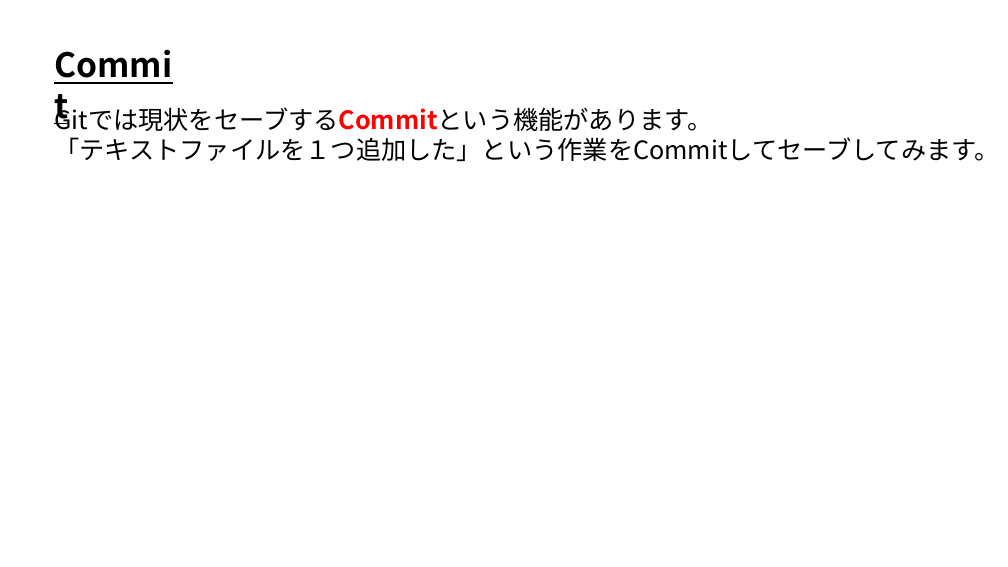
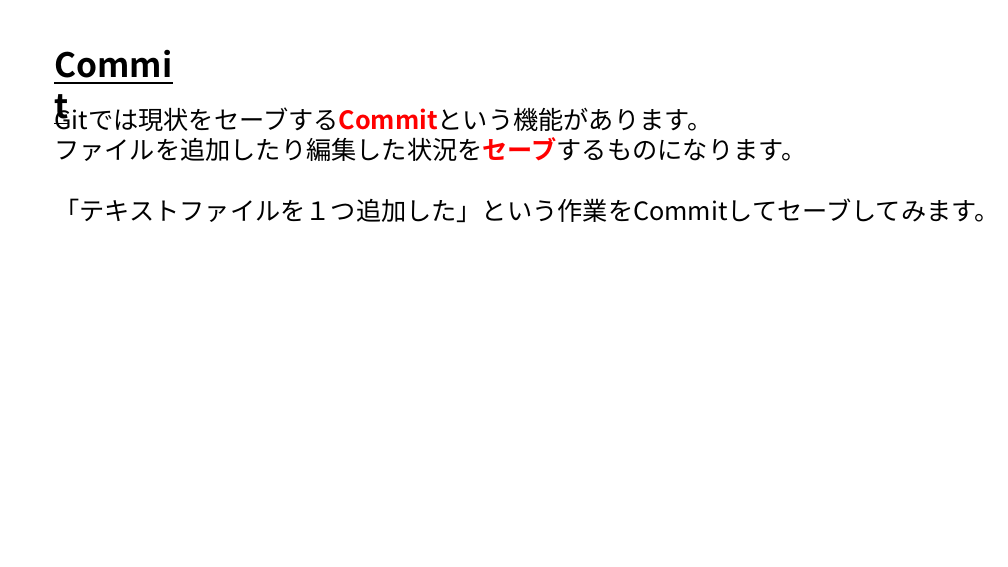
Before and after one commit to ArakiYusuke-Ohara/Textbook, a slide deck: slide 3 of ゲーム科1年/01_後期/ゲーム制作実習Ⅰ/バージョン管理/04_CommitとPush.pptx. Drawn at 1008x567 pixels with LibreOffice and Linux fonts; fonts in the diff are those of the drawing. Boxes give left, top, right and bottom in pixels: in the first picture for what was removed or moved away, otherwise in the second. Text is boxed around its words. In the diff, an @@ line names an element or a change of style, - is before the commit and + after.

```diff
--- a/ゲーム科1年/01_後期/ゲーム制作実習Ⅰ/バージョン管理/04_CommitとPush.pptx
+++ b/ゲーム科1年/01_後期/ゲーム制作実習Ⅰ/バージョン管理/04_CommitとPush.pptx
@@ text at <box>54,137,806,161</box>: paragraph added @@
+ファイルを追加したり編集した状況をセーブするものになります。
```
Also in this commit, not shown: 1 other slide changed, 53 other files.
